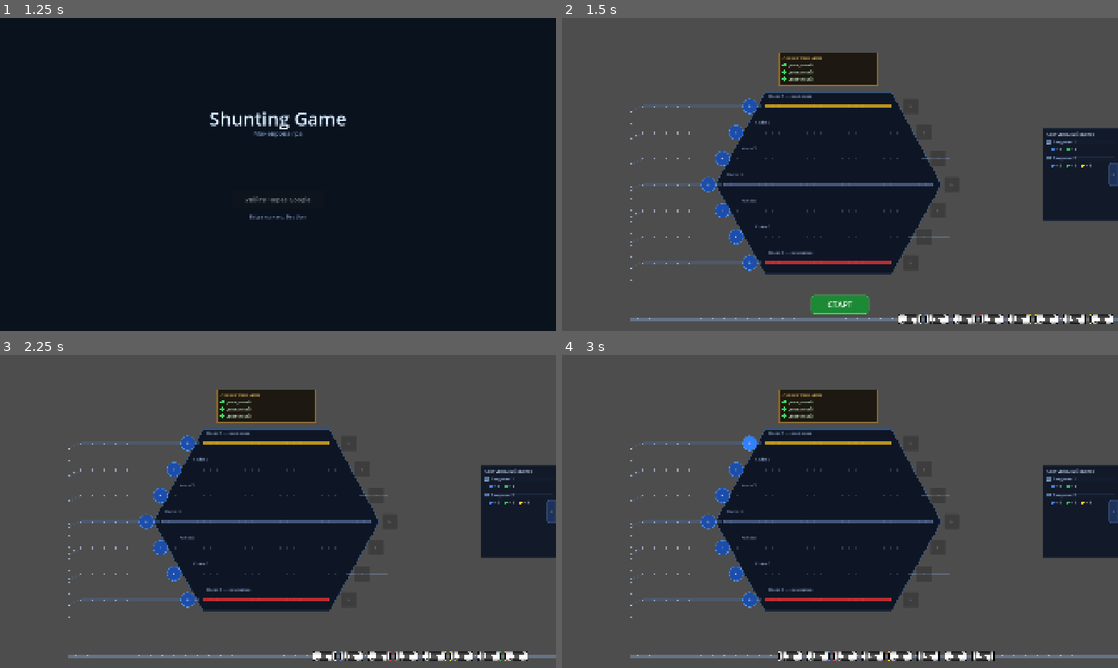
Above: before the commit, frames 1-4 (two rows, left to right).
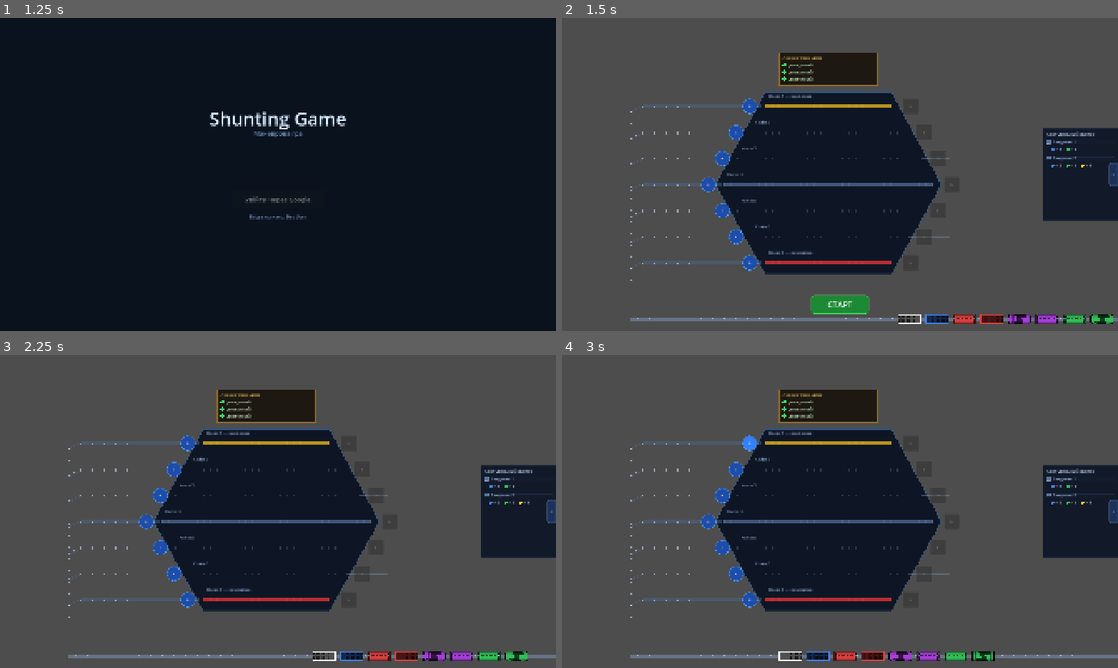
Above: after the commit, the same moments.

Repository: Fenimors99/shunting-game
Game: Godot game, scene res://scenes/LoginScreen.tscn
Two runs of this game, one before a commit and one after it. Both use one fixed random seed, a clock stepped at 60 frames per second and the inputs below.
Inputs:
- Up to frame 1 (1.25 s): click "Увійти через Google" at 0.5 s
- Up to frame 2 (1.5 s): tap Enter at 1.25 s
- Up to frame 3 (2.25 s): click "СТАРТ" at 2 s
- Up to frame 4 (3 s): click "+" at 2.75 s

Frame 1 is identical in both runs. In frame 2, 1.0% of the frame differs, in the area x 60-100%, y 94-98%; in frame 3, 1.0%; in frame 4, 1.0%.

Commit message:
Replace wagon color rects with sprite assets
Implemented 0.125 scaling for wagon textures.

Added support for 5 color variations.

Diff:
--- a/scenes/Wagon.tscn
+++ b/scenes/Wagon.tscn
@@ -6,24 +6,13 @@
 [node name="Wagon" type="Node2D" unique_id=1508730006]
 script = ExtResource("1_wagon")
 
-[node name="Shadow" type="ColorRect" parent="." unique_id=68043846]
-visible = false
-offset_left = -40.0
-offset_top = -27.0
-offset_right = 40.0
-offset_bottom = 27.0
-color = Color(0.9, 0.15, 0.15, 0.85)
+[node name="Shadow" type="Sprite2D" parent="." unique_id=864612315]
+scale = Vector2(0.125, 0.125)
+texture = ExtResource("2_8h24r")
 
-[node name="Body" type="ColorRect" parent="." unique_id=1185698945]
-offset_left = -33.0
-offset_top = -21.0
-offset_right = 33.0
-offset_bottom = 21.0
-color = Color(0.85, 0.25, 0.25, 1)
+[node name="Body" type="Sprite2D" parent="." unique_id=1764708939]
+scale = Vector2(0.125, 0.125)
+texture = ExtResource("2_8h24r")
 
 [node name="BlinkTimer" type="Timer" parent="." unique_id=1220443657]
 wait_time = 0.4
-
-[node name="TankCar12" type="Sprite2D" parent="." unique_id=1764708939]
-scale = Vector2(0.125, 0.125)
-texture = ExtResource("2_8h24r")
--- a/scripts/Wagon.gd
+++ b/scripts/Wagon.gd
@@ -3,59 +3,56 @@
 
 enum State      { IDLE, BLOCKED }
 enum WagonType  { NORMAL, BROKEN, CARGO }
-enum WagonColorId { BLUE, GREEN, YELLOW, PURPLE }
+enum WagonColorId { BLUE, GREEN, YELLOW, PURPLE, ORANGE } # Додано 5-ту варіацію кольору
 
 const NORMAL_COLORS := [
 	Color(0.25, 0.50, 0.90),  # BLUE
 	Color(0.20, 0.75, 0.35),  # GREEN
 	Color(0.95, 0.80, 0.15),  # YELLOW
 	Color(0.65, 0.25, 0.85),  # PURPLE
+	Color(0.90, 0.50, 0.15),  # ORANGE (Новий колір)
 ]
 
-# Розміри вагона (можна підправити, якщо вони завеликі чи замалі)
-const WAGON_WIDTH = 80.0
-const WAGON_HEIGHT = 35.0
+# Попередньо завантажуємо текстури з папки assets
+const TEXTURES := [
+	preload("res://assets/carriage_12.png"),
+	preload("res://assets/carriage_22.png"),
+	preload("res://assets/tank_car_12.png")
+]
 
 @export var wagon_type: WagonType = WagonType.NORMAL
 var color_id: WagonColorId = WagonColorId.BLUE
 
 var state: State = State.IDLE
 
-@onready var _shadow: ColorRect = $Shadow
-@onready var _body: ColorRect = $Body
+# Тепер це Sprite2D замість ColorRect
+@onready var _shadow: Sprite2D = $Shadow
+@onready var _body: Sprite2D = $Body
 @onready var _blink_timer: Timer = $BlinkTimer
 
 func _ready() -> void:
-	# 1. Спершу налаштовуємо візуал (центрування)
 	_setup_visuals()
-
-	# 2. Потім підключаємо таймер та оновлюємо кольори
 	_blink_timer.timeout.connect(_on_blink_timeout)
 	_refresh()
 
-# --- Нова функція для центрування ---
+func _setup_visuals() -> void:
+	# 1. Вибираємо випадкову текстуру з трьох доступних для БУДЬ-ЯКОГО вагона
+	var random_texture = TEXTURES.pick_random()
 
-func _setup_visuals() -> void:
-	var size = Vector2(WAGON_WIDTH, WAGON_HEIGHT)
+	# 2. Налаштовуємо основний спрайт
+	_body.texture = random_texture
+	_body.scale = Vector2(0.125, 0.125) # Зменшуємо у 8 разів, як ви просили
+	_body.position = Vector2.ZERO # Sprite2D автоматично центрується
 
-	# Робимо так, щоб (0,0) вагона був рівно посередині прямокутника
-	var centered_pos = -size / 2.0
-
-	# Налаштовуємо Body
-	_body.size = size
-	_body.position = centered_pos
-	_body.pivot_offset = size / 2.0 # Центр для внутрішніх поворотів
-
-	# Налаштовуємо Shadow
-	_shadow.size = size
-	_shadow.position = centered_pos
-	_shadow.pivot_offset = size / 2.0
-
-# --- Публічний API ---
+	# 3. Налаштовуємо тінь/підсвічування
+	_shadow.texture = random_texture
+	# Робимо тінь трохи більшою (0.135 замість 0.125) для гарного ефекту обведення
+	_shadow.scale = Vector2(0.135, 0.135)
+	_shadow.position = Vector2.ZERO
+	_shadow.modulate = Color(0.9, 0.15, 0.15, 0.85)
 
 func start_blocking() -> void:
 	state = State.BLOCKED
-	_shadow.color = Color(0.9, 0.15, 0.15, 0.85)
 	_blink_timer.start()
 	_refresh()
 
@@ -65,16 +62,16 @@
 	state = State.IDLE
 	_refresh()
 
-# --- Внутрішнє ---
-
 func _on_blink_timeout() -> void:
 	_shadow.visible = !_shadow.visible
 
 func _refresh() -> void:
+	# ЗМІНЕНО: Тепер використовуємо `modulate` замість `color` для фарбування спрайтів
 	match wagon_type:
-		WagonType.BROKEN: _body.color = Color(0.85, 0.25, 0.25)
-		WagonType.CARGO:  _body.color = Color(0.95, 0.95, 0.95)
-		_:                _body.color = NORMAL_COLORS[color_id]
+		WagonType.BROKEN: _body.modulate = Color(0.85, 0.25, 0.25) # Червоні (в 7 колію)
+		WagonType.CARGO:  _body.modulate = Color(0.95, 0.95, 0.95) # Білі (в 1 колію)
+		_:                _body.modulate = NORMAL_COLORS[color_id]
+
 	match state:
 		State.IDLE:
 			_shadow.visible = false
